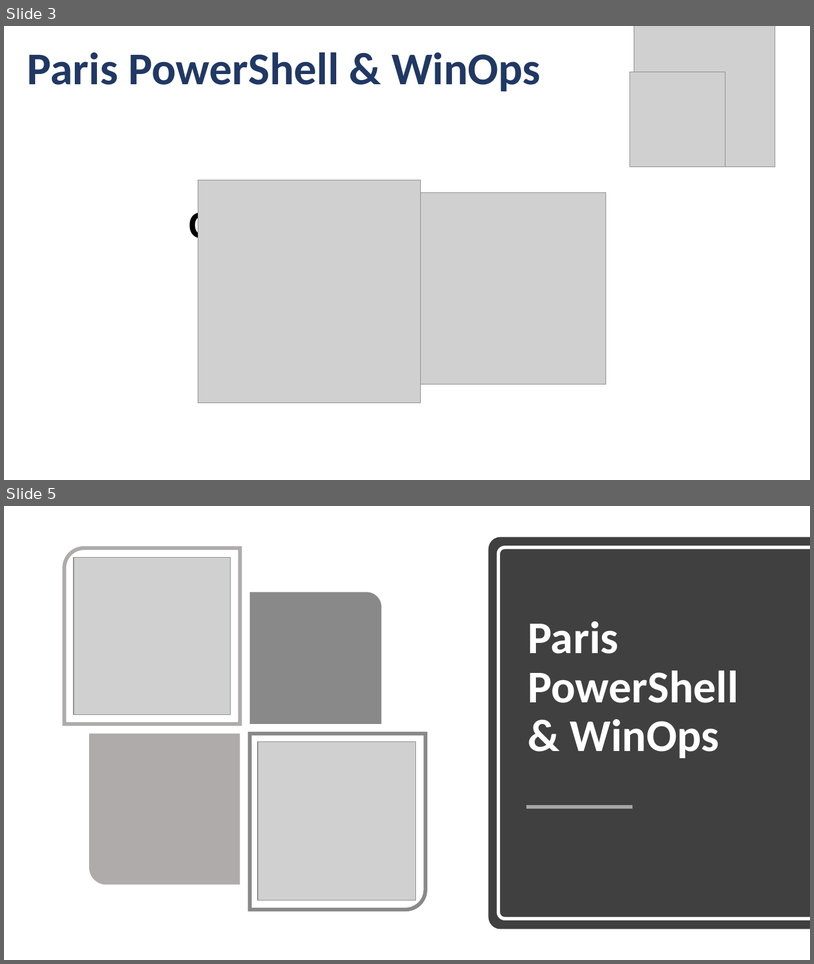
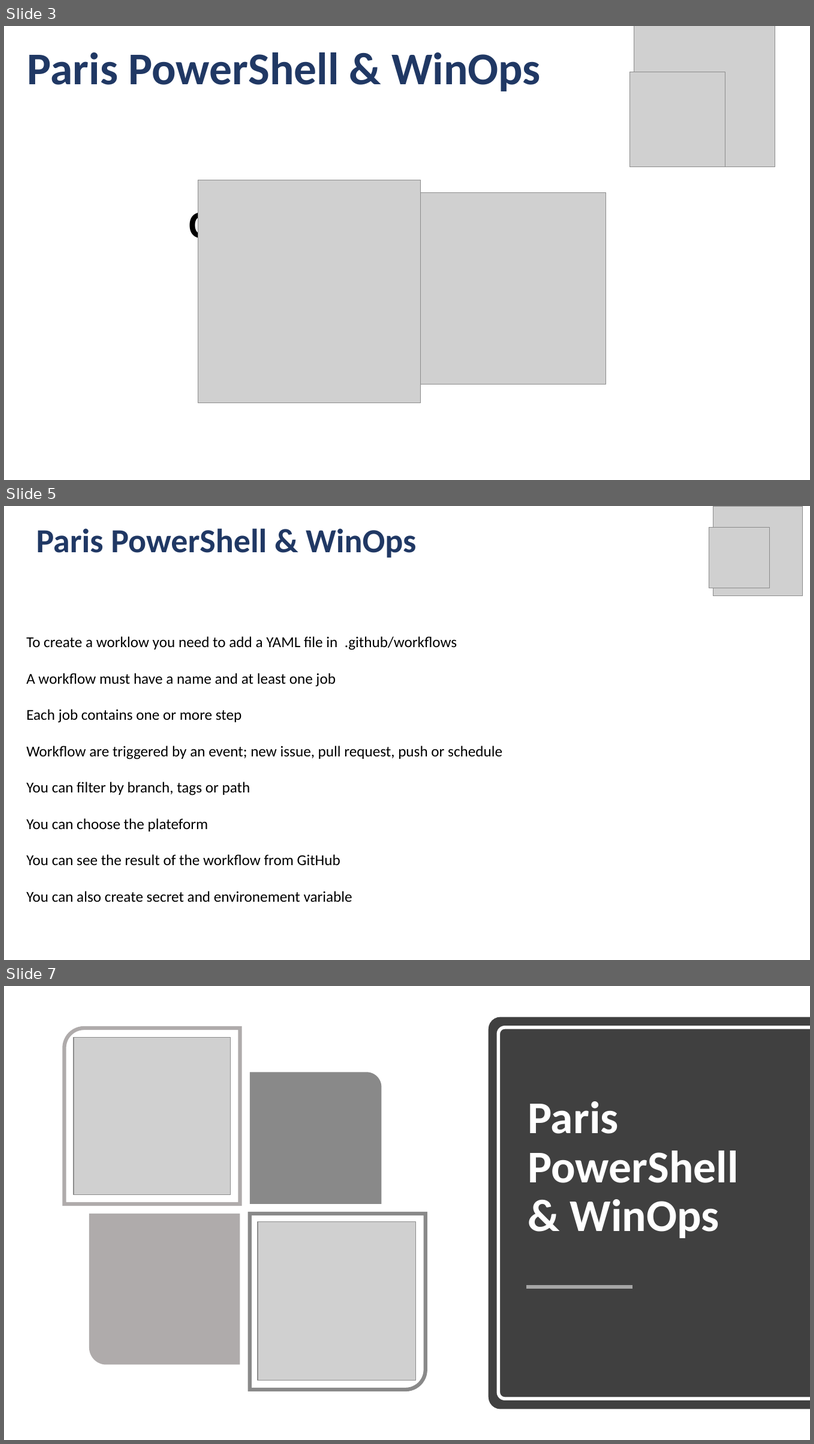
Before and after one commit to PowerShell-and-WinOps-user-group-Paris/Github-Actions, a slide deck: slide/GitHubActions-Workshop.pptx. Shown one above the other, each under a label of ours: slides 3 and 5 before the commit, slides 3, 5 and 7 after it; the slides between them are not shown. The pictures are 814x964 and 814x1444 pixels, drawn with LibreOffice and Linux fonts; fonts in the diff are those of the drawing; grey boxes stand for pictures. Boxes give left, top, right and bottom in pixels: in the first picture for what was removed or moved away, otherwise in the second. Text is boxed around its words. In the diff, an @@ line names an element or a change of style, - is before the commit and + after.

Commit message:
Slides

```diff
--- a/slide/GitHubActions-Workshop.pptx
+++ b/slide/GitHubActions-Workshop.pptx
@@ slide 5 added at (4, 506, 810, 960), background #FFFFFF @@
@@ picture added at (714, 506, 803, 595) @@
@@ text added at (36, 528, 416, 558), 40 pt, text #203864, bold @@
+Paris PowerShell & WinOps
@@ picture added at (710, 527, 770, 588) @@
@@ text added at (26, 636, 503, 902), 18 pt, text #000000 @@
+To create a worklow you need to add a YAML file in .github/workflows
+A workflow must have a name and at least one job
+Each job contains one or more step
+Workflow are triggered by an event; new issue, pull request, push or schedule
+You can filter by branch, tags or path
+You can choose the plateform
+You can see the result of the workflow from GitHub
+You can also create secret and environement variable
@@ what was slide 5 is now slide 7 @@
```
Also in this commit, not shown: 1 slide changed, 1 other slide added.
